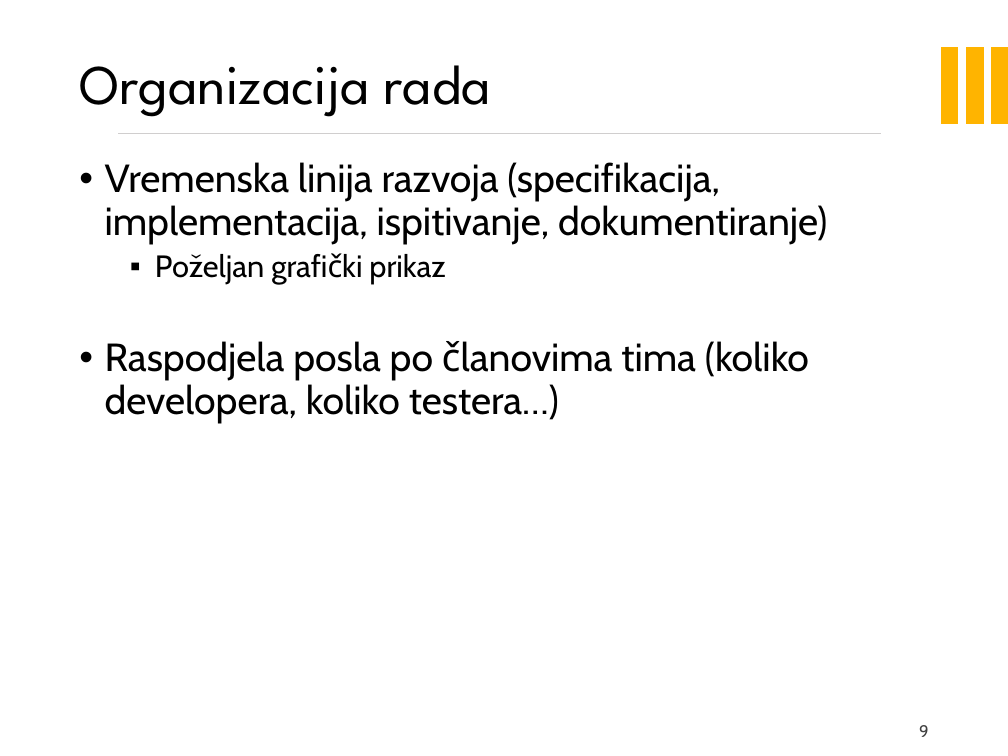
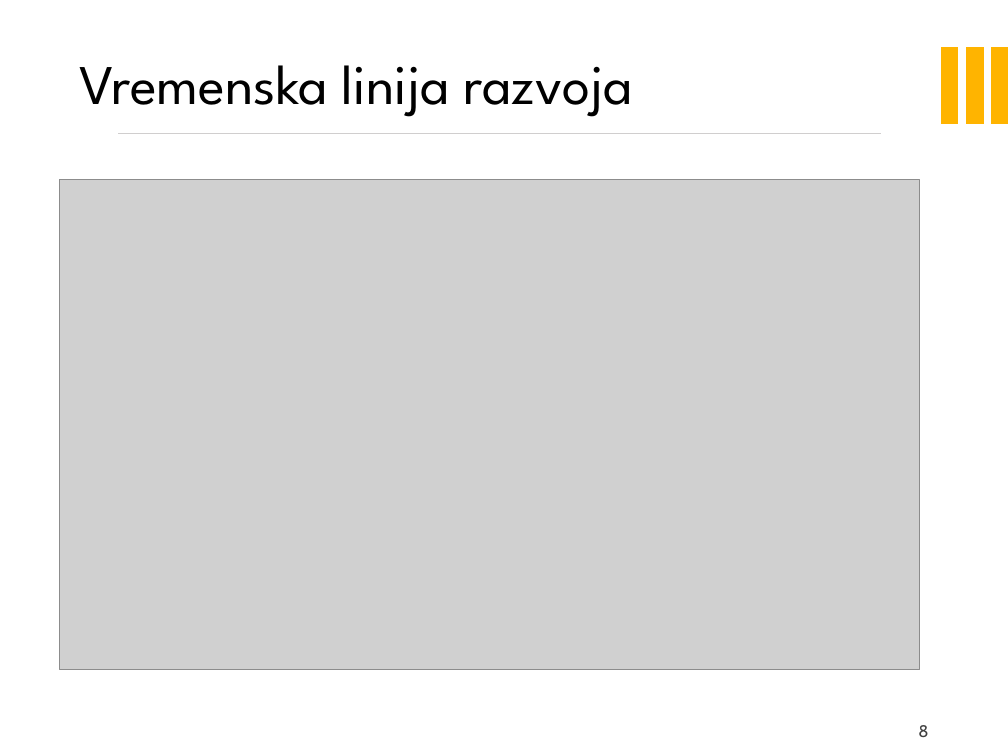
Before and after one commit to marioolcar/LETECI_MEDVJEDICI, a slide deck: slide 8 of PrezentacijaProjekata_LeteciMedvjedici_SpotiPicker.pptx (slide 9 before the commit). Drawn at 1008x756 pixels with LibreOffice and Linux fonts; fonts in the diff are those of the drawing; grey boxes stand for pictures; background and template pictures are left out. Boxes give left, top, right and bottom in pixels: in the first picture for what was removed or moved away, otherwise in the second. Text is boxed around its words. In the diff, an @@ line names an element or a change of style, - is before the commit and + after.

```diff
--- a/PrezentacijaProjekata_LeteciMedvjedici_SpotiPicker.pptx
+++ b/PrezentacijaProjekata_LeteciMedvjedici_SpotiPicker.pptx
@@ title at box(79, 65, 634, 117): text changed @@
-Organizacija rada
+Vremenska linija razvoja
@@ picture added at box(59, 179, 919, 669) @@
@@ text removed at box(105, 162, 827, 423) @@
-• Vremenska linija razvoja (specifikacija, implementacija, ispitivanje, dokumentiranje)
-  ▪ Poželjan grafički prikaz
-• Raspodjela posla po članovima tima (koliko developera, koliko testera…)
@@ page number at box(918, 725, 928, 737): text changed @@
-9
+8
```
Also in this commit, not shown: 5 other slides changed, 4 slides added, 4 slides removed.
